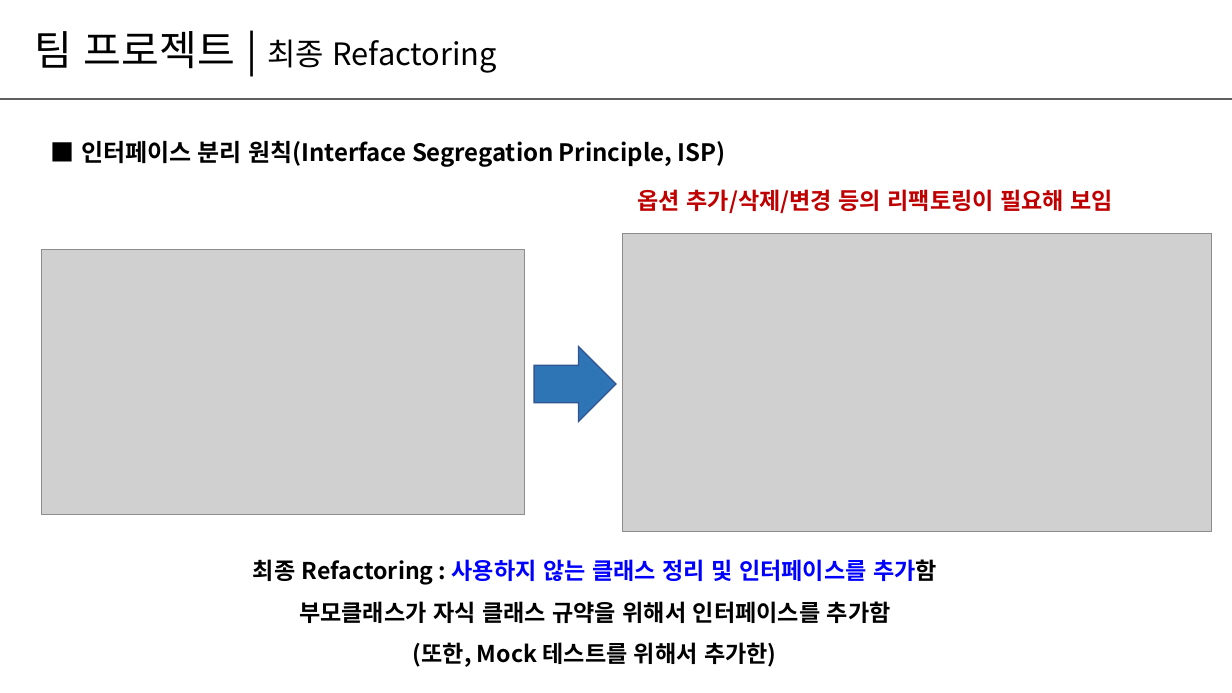
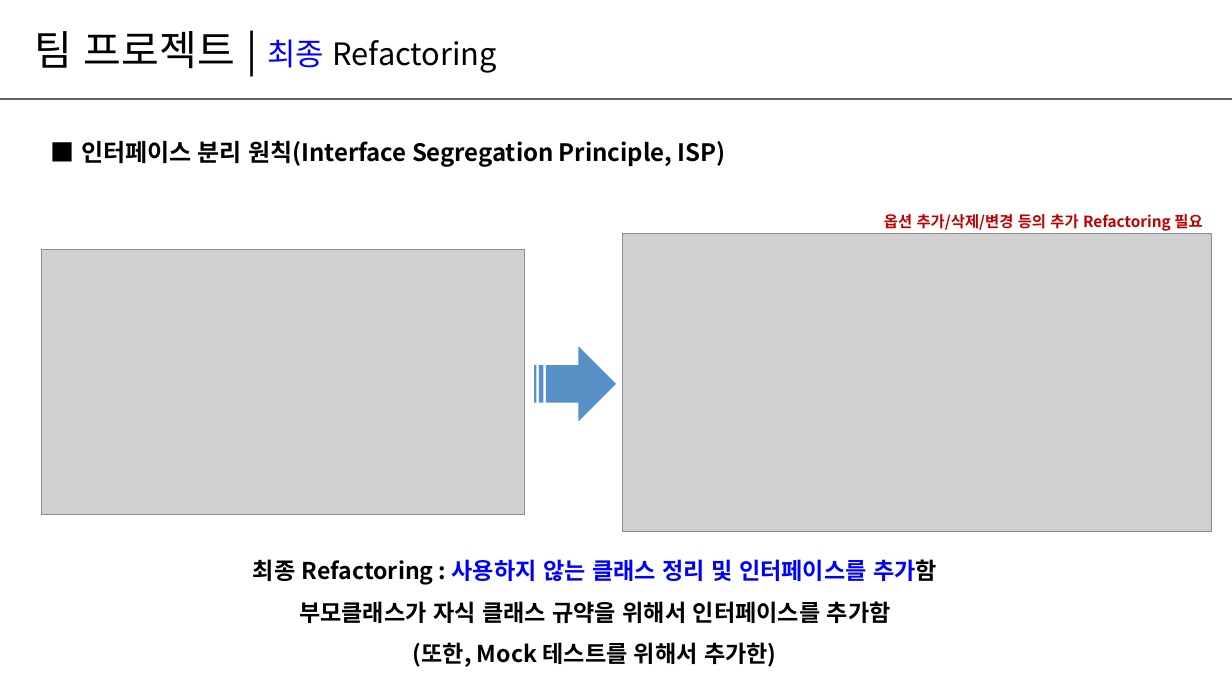
Before and after one commit to wjoongkim/Easy, a slide deck: slide 13 of 팀프로젝트_Easy팀_발표.pptx. Drawn at 1232x693 pixels with LibreOffice and Linux fonts; fonts in the diff are those of the drawing; grey boxes stand for pictures. Boxes give left, top, right and bottom in pixels: in the first picture for what was removed or moved away, otherwise in the second. Text is boxed around its words. In the diff, an @@ line names an element or a change of style, - is before the commit and + after.

```diff
--- a/팀프로젝트_Easy팀_발표.pptx
+++ b/팀프로젝트_Easy팀_발표.pptx
@@ text "팀 프로젝트 | 최종 Refactoring" at (35,31,497,73): text colour #000000 to #0000FF in "최종" @@
@@ text at (884,214,1202,231): text changed; size 18 to 12 pt @@
-옵션 추가/삭제/변경 등의 리팩토링이 필요해 보임
+옵션 추가/삭제/변경 등의 추가 Refactoring 필요
@@ right arrow removed at (534,347,616,421) @@
@@ striped right arrow added at (534,347,616,421), fill #2E75B6 at 80% opacity @@
```
Also in this commit, not shown: 11 other slides changed, 1 slide added.
